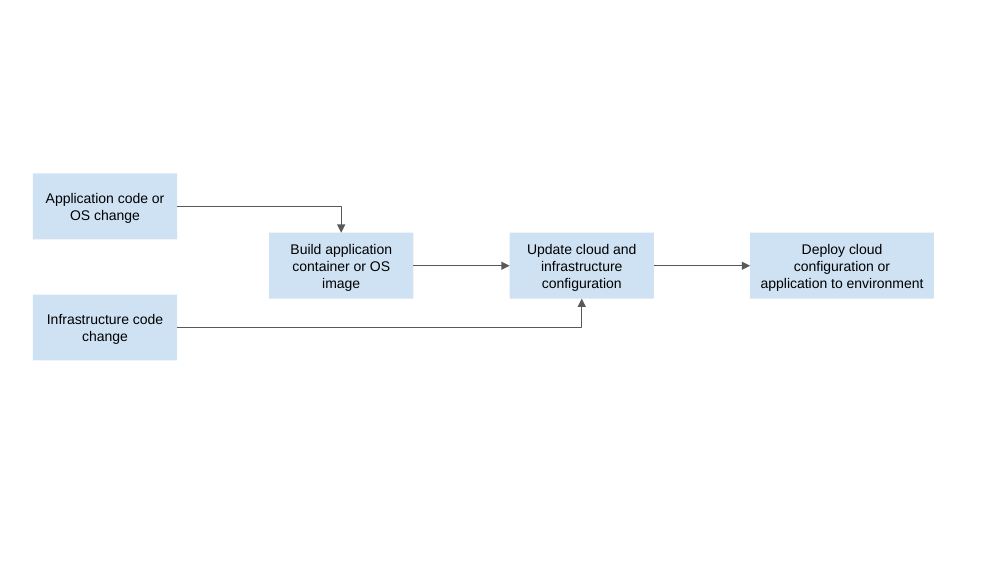
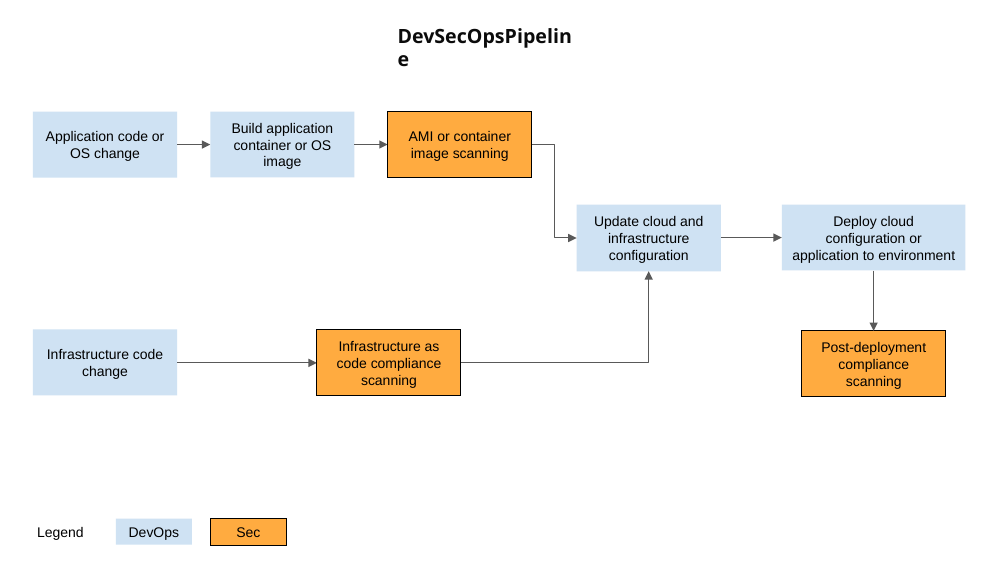
Before and after one commit to nobody54985/AWSCloudArchitect_Prj3, a slide deck: slide 1 of starter/DevOpsPipeline.pptx. Drawn at 1008x567 pixels with LibreOffice and Linux fonts; fonts in the diff are those of the drawing. Boxes give left, top, right and bottom in pixels: in the first picture for what was removed or moved away, otherwise in the second. Text is boxed around its words. In the diff, an @@ line names an element or a change of style, - is before the commit and + after.

```diff
--- a/starter/DevOpsPipeline.pptx
+++ b/starter/DevOpsPipeline.pptx
@@ text added at [388, 19, 587, 53], 14 pt, text #0B0B0B, bold @@
+DevSecOpsPipeline
@@ rectangle "Application code or OS change": place and size @@
-rectangle "Application code or OS change" at [33, 173, 177, 239]
+rectangle "Application code or OS change" at [33, 112, 177, 177]
@@ rectangle "Build application container or OS ...": place and size @@
-rectangle "Build application container or OS ..." at [269, 233, 413, 298]
+rectangle "Build application container or OS ..." at [211, 112, 355, 177]
@@ rectangle added at [388, 112, 532, 177], fill #FFAB40, outline #000000 0.75 pt, 10 pt, text #000000 @@
+AMI or container image scanning
@@ elbow arrow moved from (177, 207) - (342, 233) to (177, 145) - (211, 144) @@
@@ elbow arrow moved from (413, 266) - (510, 266) to (355, 144) - (388, 144) @@
@@ elbow arrow added from (532, 144) to (577, 238), #595959 0.75 pt @@
@@ rectangle "Update cloud and infrastructure configuration": place and size @@
-rectangle "Update cloud and infrastructure configuration" at [510, 233, 654, 298]
+rectangle "Update cloud and infrastructure configuration" at [577, 205, 721, 271]
@@ rectangle "Deploy cloud configuration or application ...": place and size @@
-rectangle "Deploy cloud configuration or application ..." at [750, 233, 933, 298]
+rectangle "Deploy cloud configuration or application ..." at [782, 205, 966, 270]
@@ elbow arrow moved from (654, 266) - (750, 266) to (721, 238) - (782, 238) @@
@@ elbow arrow added from (461, 363) to (649, 271), #595959 0.75 pt @@
@@ elbow arrow added from (874, 270) to (874, 331), #595959 0.75 pt @@
@@ rectangle "Infrastructure code change": place and size @@
-rectangle "Infrastructure code change" at [33, 294, 177, 360]
+rectangle "Infrastructure code change" at [33, 330, 177, 395]
@@ rectangle added at [317, 330, 461, 395], fill #FFAB40, outline #000000 0.75 pt, 10 pt, text #000000 @@
+Infrastructure as code compliance scanning
@@ rectangle added at [801, 331, 946, 396], fill #FFAB40, outline #000000 0.75 pt, 10 pt, text #000000 @@
+Post-deployment compliance scanning
@@ elbow arrow moved from (177, 328) - (582, 298) to (177, 363) - (317, 363) @@
@@ text added at [37, 527, 84, 540], 10 pt, text #000000 @@
+Legend
@@ rectangle added at [116, 519, 193, 545], fill #CFE2F3, 10 pt, text #000000 @@
+DevOps
@@ rectangle added at [211, 519, 287, 545], fill #FFAB40, outline #000000 0.75 pt, 10 pt, text #000000 @@
+Sec
```
Also in this commit, not shown: 9 other files.
